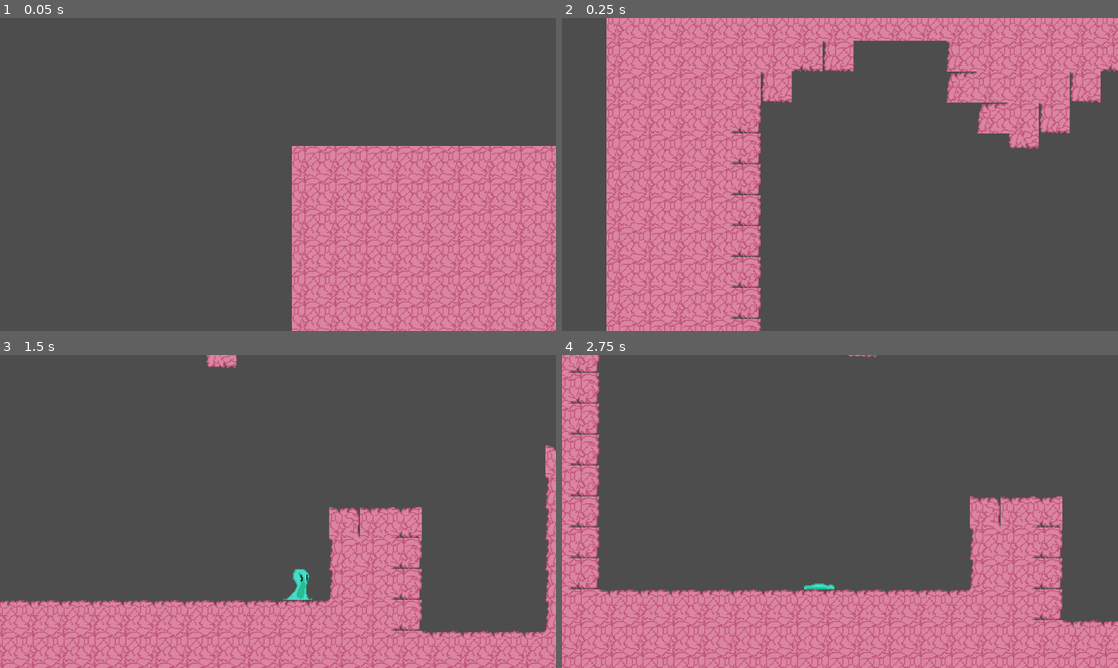
Above: before the commit, frames 1-4 (two rows, left to right).
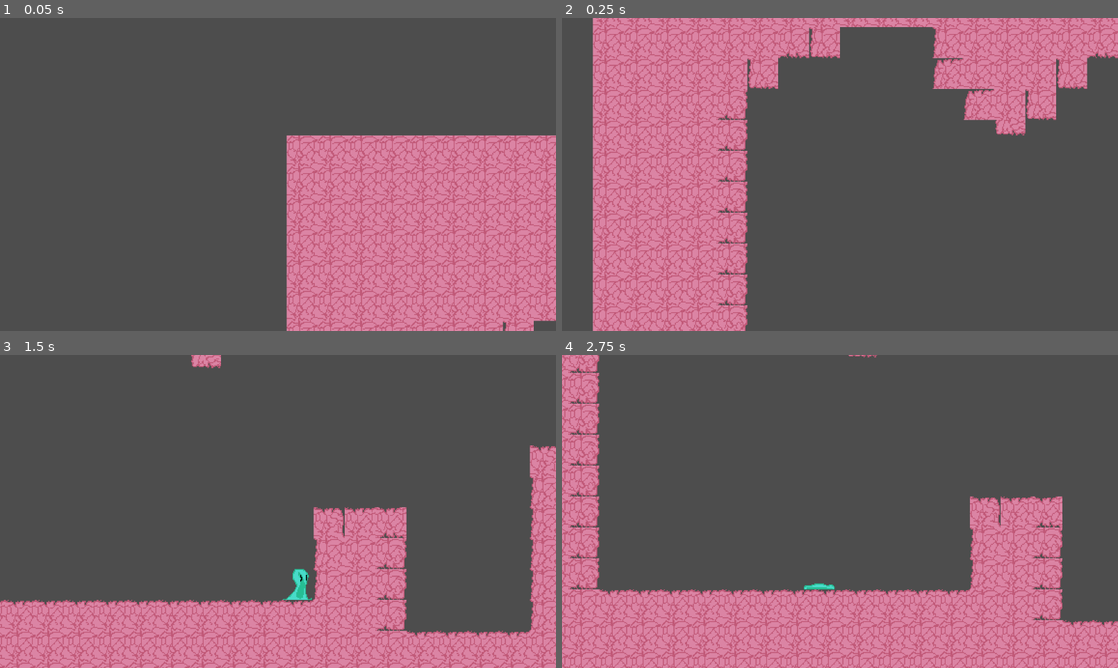
Above: after the commit, the same moments.

Repository: HeyItsEquin/Platformer
Game: Godot game, scene res://Game.tscn
Two runs of this game, one before a commit and one after it. Both use one fixed random seed, a clock stepped at 60 frames per second and the inputs below.
Inputs:
- Up to frame 1 (0.05 s): no input
- Up to frame 2 (0.25 s): no input
- Up to frame 3 (1.5 s): hold Ctrl (burrow) 0.53-1.28 s; hold D (move_right) from 0.53 s (still down); tap W (move_up) at 0.77 s; tap Ctrl (burrow) at 1.35 s
- Up to frame 4 (2.75 s): tap W (move_up) at 1.52 s; release D (move_right) at 2.03 s; hold A (move_left) from 2.03 s (still down); hold Ctrl (burrow) from 2.03 s (still down)

The runs differ from the first frame. In frame 1, 13% of the frame differs, in the area x 51-100%, y 37-100%; in frame 2, 22%, in the area x 5-100%, y 0-100%; in frame 3, 13%; in frame 4, nothing differs.

Commit message:
Change default player position

Diff:
--- a/Game.tscn
+++ b/Game.tscn
@@ -50,7 +50,7 @@
 [node name="Game" type="Node2D" unique_id=44623282]
 
 [node name="Player" parent="." unique_id=1820902120 groups=["Player"] instance=ExtResource("1_km16d")]
-position = Vector2(480, 600)
+position = Vector2(496, 640)
 move_speed_transition_speed = 8.0
 
 [node name="Ground" type="StaticBody2D" parent="." unique_id=659786825 groups=["Ground"]]
